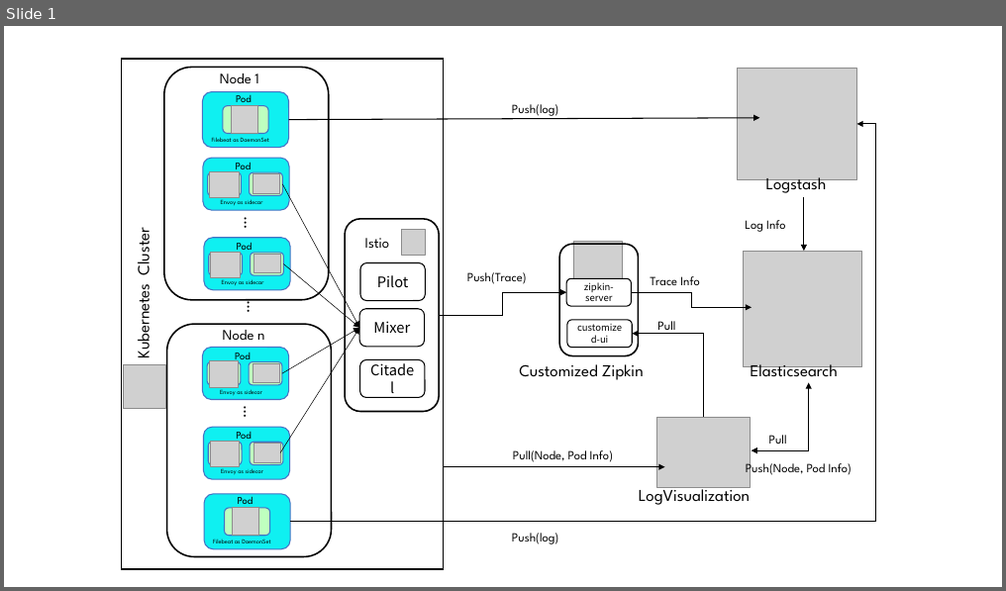
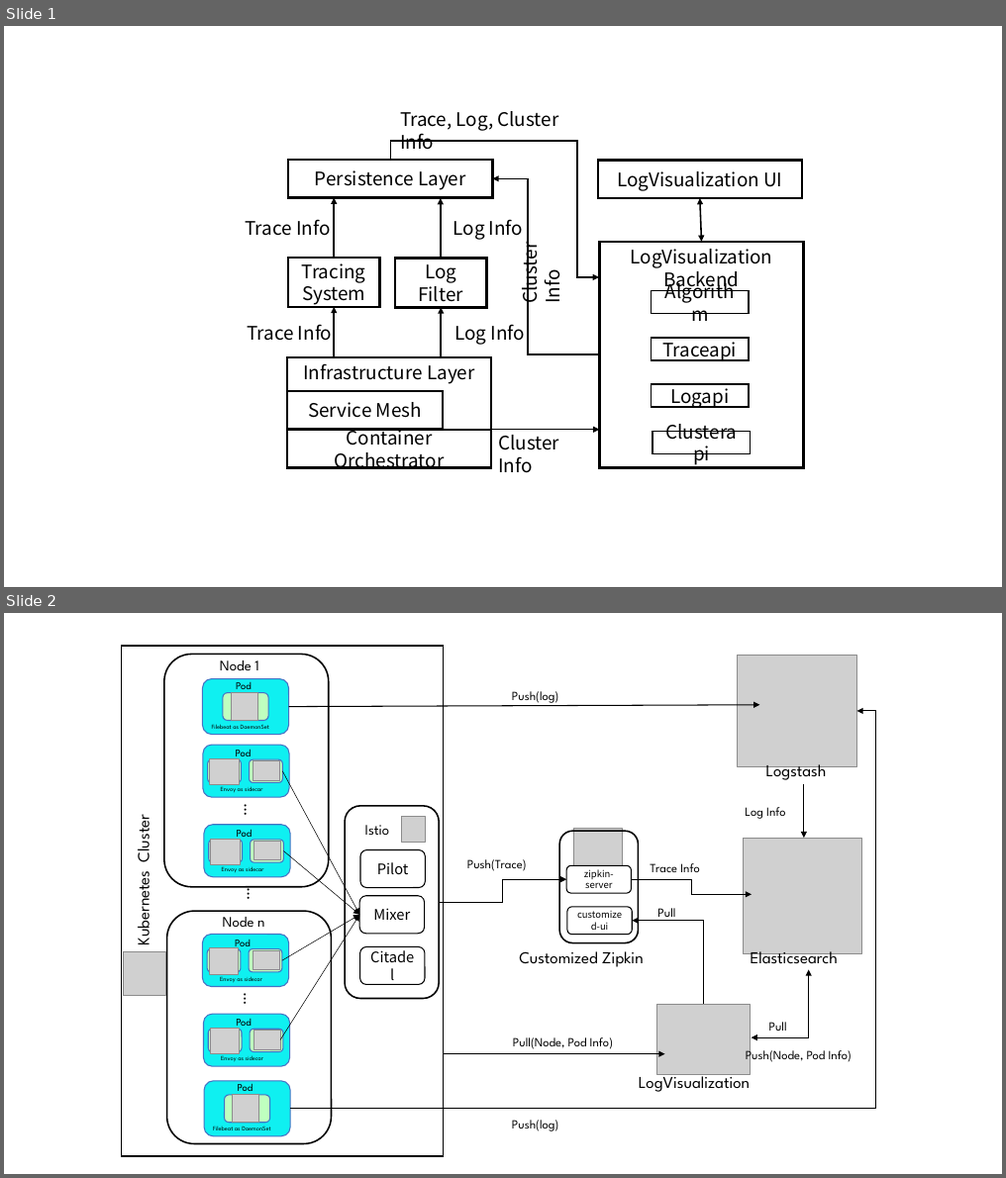
Before and after one commit to Rogen319/logvisualization, a slide deck: architecture.pptx. Shown one above the other, each under a label of ours: slide 1 before the commit, slides 1 and 2 after it. The pictures are 1006x591 and 1006x1178 pixels, drawn with LibreOffice and Linux fonts; fonts in the diff are those of the drawing; grey boxes stand for pictures. Boxes give left, top, right and bottom in pixels: in the first picture for what was removed or moved away, otherwise in the second. Text is boxed around its words. In the diff, an @@ line names an element or a change of style, - is before the commit and + after.

```diff
--- a/architecture.pptx
+++ b/architecture.pptx
@@ slide 1 added at bbox=[4, 26, 1002, 587], background #FFFFFF @@
@@ text added at bbox=[400, 111, 559, 150], 18 pt, text #000000 @@
+Trace, Log, Cluster Info
@@ elbow arrow added from (390, 160) to (599, 277), #000000 1.5 pt @@
@@ rectangle added at bbox=[288, 160, 493, 198], outline #000000 2.25 pt, 18 pt, text #000000 @@
+Persistence Layer
@@ rectangle added at bbox=[598, 160, 802, 198], outline #000000 2.25 pt, 18 pt, text #000000 @@
+LogVisualization UI
@@ arrow added from (334, 258) to (334, 198), #000000 1.5 pt @@
@@ arrow added from (441, 258) to (441, 198), #000000 1.5 pt @@
@@ elbow arrow added from (600, 355) to (493, 178), #000000 1.5 pt @@
@@ double arrow added from (700, 198) to (702, 242), #000000 1.5 pt @@
@@ text added at bbox=[246, 219, 330, 236], 18 pt, text #000000 @@
+Trace Info
@@ text added at bbox=[453, 219, 523, 240], 18 pt, text #000000 @@
+Log Info
@@ rectangle added at bbox=[288, 258, 380, 307], outline #000000 2.25 pt, 18 pt, text #000000 @@
+Tracing System
@@ rectangle added at bbox=[395, 258, 487, 307], outline #000000 2.25 pt, 18 pt, text #000000 @@
+Log
+Filter
@@ text added at bbox=[515, 249, 564, 302], 18 pt, text #000000 @@
+Cluster Info
@@ rectangle added at bbox=[600, 242, 804, 469], outline #000000 2.25 pt, 18 pt, text #000000 @@
+LogVisualization Backend
@@ rectangle added at bbox=[651, 291, 748, 314], outline #000000 1.5 pt, 18 pt, text #000000 @@
+Algorithm
@@ arrow added from (334, 359) to (334, 307), #000000 1.5 pt @@
@@ arrow added from (442, 359) to (442, 307), #000000 1.5 pt @@
@@ text added at bbox=[247, 324, 332, 341], 18 pt, text #000000 @@
+Trace Info
@@ text added at bbox=[454, 324, 525, 345], 18 pt, text #000000 @@
+Log Info
@@ rectangle added at bbox=[651, 338, 748, 362], outline #000000 1.5 pt, 18 pt, text #000000 @@
+Traceapi
@@ rectangle added at bbox=[287, 358, 491, 430], outline #000000 2.25 pt, 18 pt, text #000000 @@
+Infrastructure Layer
@@ rectangle added at bbox=[287, 391, 443, 430], outline #000000 2.25 pt, 18 pt, text #000000 @@
+Service Mesh
@@ rectangle added at bbox=[651, 384, 748, 408], outline #000000 1.5 pt, 18 pt, text #000000 @@
+Logapi
@@ rectangle added at bbox=[287, 430, 491, 469], outline #000000 2.25 pt, 18 pt, text #000000 @@
+Container Orchestrator
@@ arrow added from (493, 430) to (600, 430), #000000 1.5 pt @@
@@ text added at bbox=[498, 435, 559, 473], 18 pt, text #000000 @@
+Cluster Info
@@ rectangle added at bbox=[653, 432, 750, 455], outline #000000 1.5 pt, 18 pt, text #000000 @@
+Clusterapi
@@ what was slide 1 is now slide 2 @@
```
Also in this commit, not shown: 2 other files.
